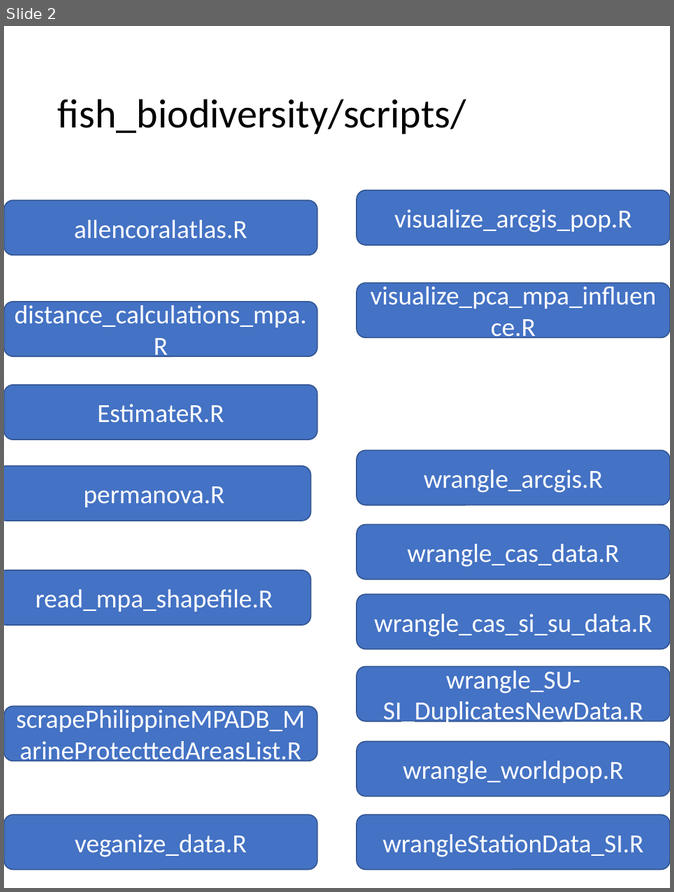
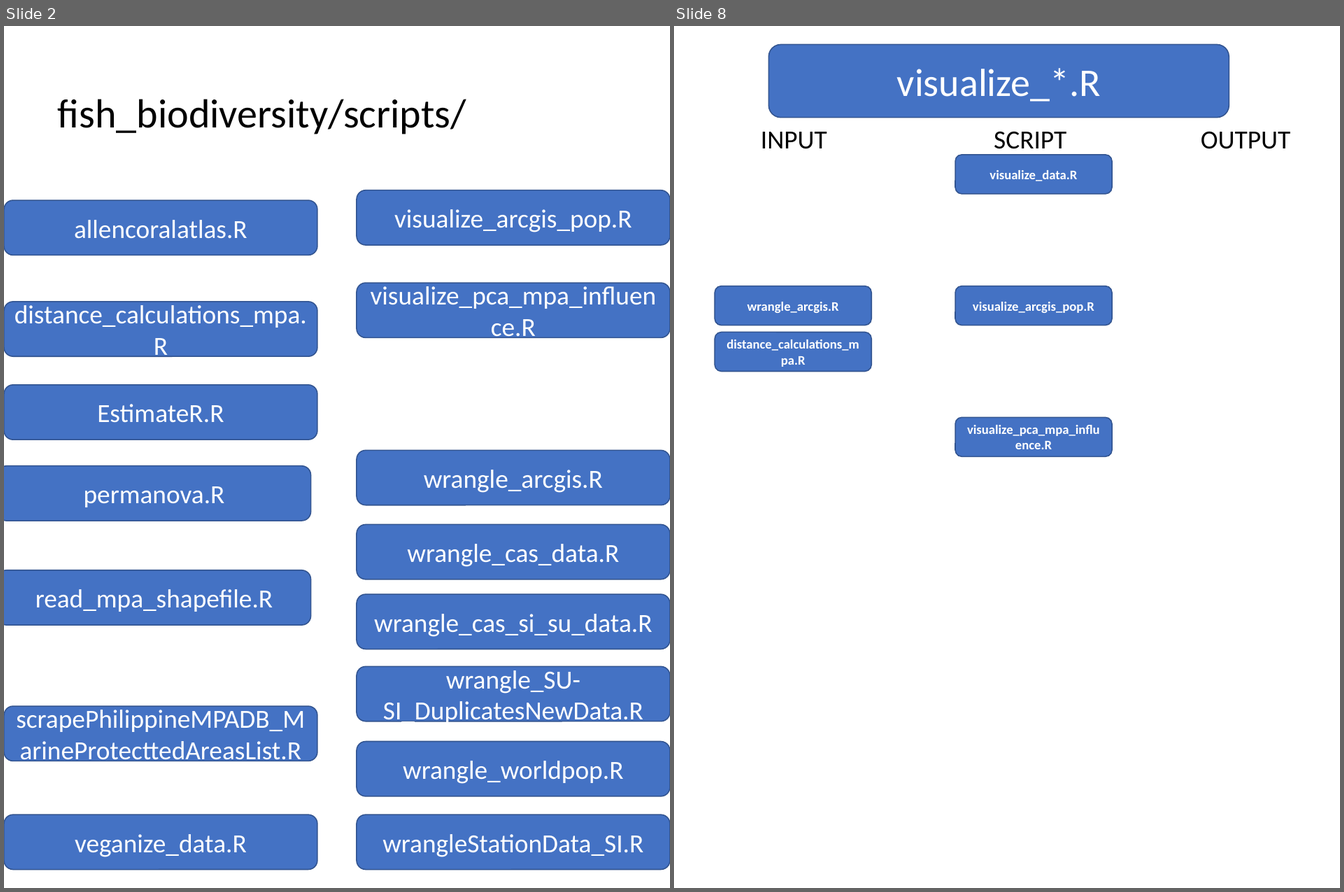
Before and after one commit to philippinespire/fish_biodiversity, a slide deck: scripts/flowchart_scripts.pptx. Shown side by side, each under a label of ours: slide 2 before the commit, slides 2 and 8 after it; the slides between them are not shown. The pictures are 674x892 and 1344x892 pixels, drawn with LibreOffice and Linux fonts; fonts in the diff are those of the drawing. Boxes give left, top, right and bottom in pixels: in the first picture for what was removed or moved away, otherwise in the second. Text is boxed around its words. In the diff, an @@ line names an element or a change of style, - is before the commit and + after.

```diff
--- a/scripts/flowchart_scripts.pptx
+++ b/scripts/flowchart_scripts.pptx
@@ slide 8 added at [674,26,1340,888], background #FFFFFF @@
@@ rounded rectangle added at [769,45,1230,118], fill #4472C4, outline #325491 1 pt, 36 pt, text #FFFFFF @@
+visualize_*.R
@@ text added at [761,132,827,149], 24 pt, text #000000 @@
+INPUT
@@ text added at [994,131,1067,156], 24 pt, text #000000 @@
+SCRIPT
@@ text added at [1201,131,1291,149], 24 pt, text #000000 @@
+OUTPUT
@@ rounded rectangle added at [955,155,1112,194], fill #4472C4, outline #325491 1 pt, 12 pt, text #FFFFFF, bold @@
+visualize_data.R
@@ rounded rectangle added at [715,286,871,326], fill #4472C4, outline #325491 1 pt, 12 pt, text #FFFFFF, bold @@
+wrangle_arcgis.R
@@ rounded rectangle added at [955,286,1112,326], fill #4472C4, outline #325491 1 pt, 12 pt, text #FFFFFF, bold @@
+visualize_arcgis_pop.R
@@ rounded rectangle added at [715,333,871,372], fill #4472C4, outline #325491 1 pt, 12 pt, text #FFFFFF, bold @@
+distance_calculations_mpa.R
@@ rounded rectangle added at [955,417,1112,456], fill #4472C4, outline #325491 1 pt, 12 pt, text #FFFFFF, bold @@
+visualize_pca_mpa_influence.R
```
Also in this commit, not shown: 4 slides changed, 2 other slides added.
